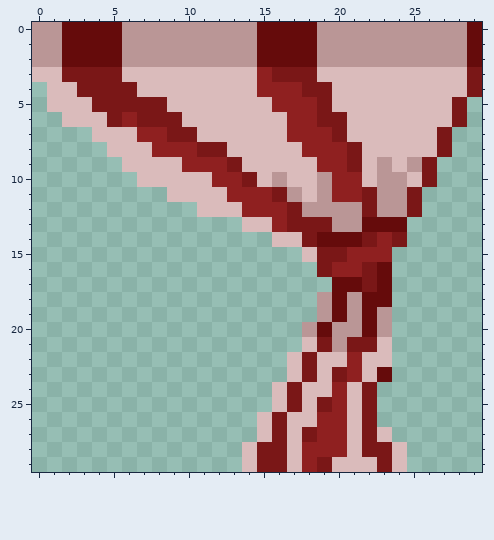
One commit to this pixel-art sprite: Assets/Environment/NorthSouthDoorHalfTransparent.png. The picture above was drawn from the file before the commit.
The file is 120x120 pixels, drawn in blocks of 4x4; one block is one cell here. Colours within 5 levels of each other are drawn and written as one.
Once edited:
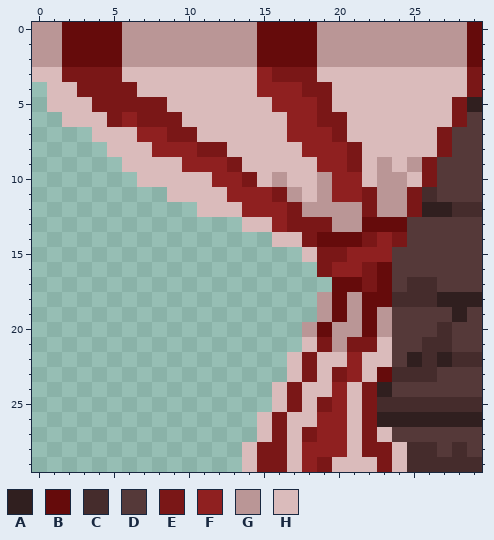
Palette (. is transparent): A #301f1f  B #650b0b  C #452c2c  D #553939  E #7a1717  F #8f2020  G #ba9696  H #dabbbb
What changed:
y 5: x 29 . -> A
y 6: x 29 . -> D
y 7..8: x 28..29 .. -> DD
y 9..10: x 27..29 ... -> DDD
y 11: x 26..29 .... -> CDDD
y 12: x 26..29 .... -> AACC
y 13..14: x 25..29 ..... -> DDDDD
y 15..16: x 24..29 ...... -> DDDDDD
y 17: x 24..29 ...... -> DCCDDD
y 18: x 24..29 ...... -> CCCAAA
y 19: x 24..29 ...... -> DDDDAD
y 20: x 24..29 ...... -> DDDCDD
y 21: x 24..29 ...... -> DDCCDD
y 22: x 24..29 ...... -> DACACC
y 23: x 24..29 ...... -> CCCDDD
y 24: x 23..29 ....... -> ADDDDDD
y 25: x 23..29 ....... -> CCCCCCC
y 26: x 23..29 ....... -> AAAAAAA
y 27: x 24..29 ...... -> DDDDDD
y 28: x 25..29 ..... -> CCDCD
y 29: x 25..29 ..... -> CCCCC
Changed places in both pictures, as pixel boxes (x1, y1, x2, y2):
added: (377, 97, 482, 472)
